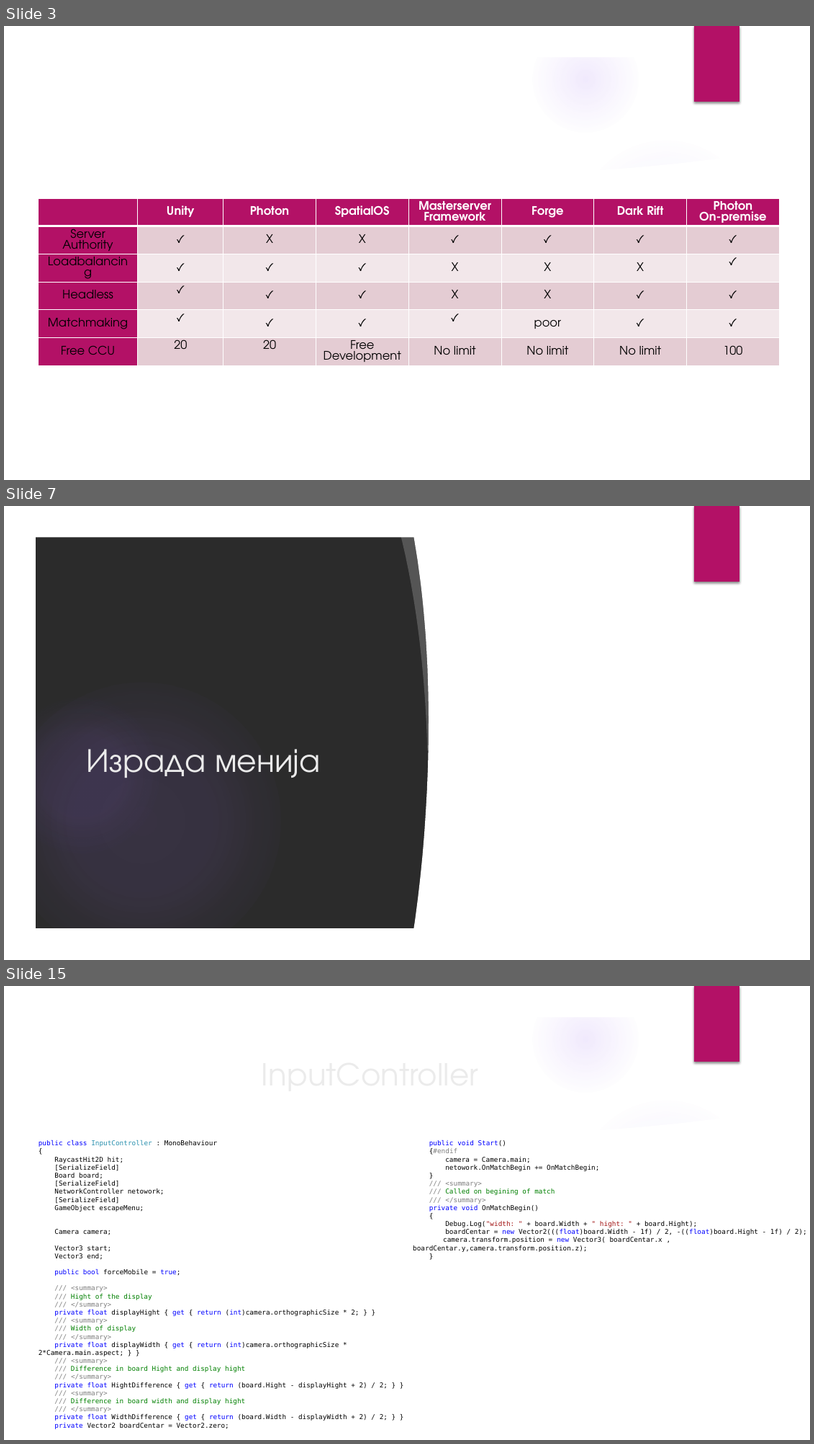
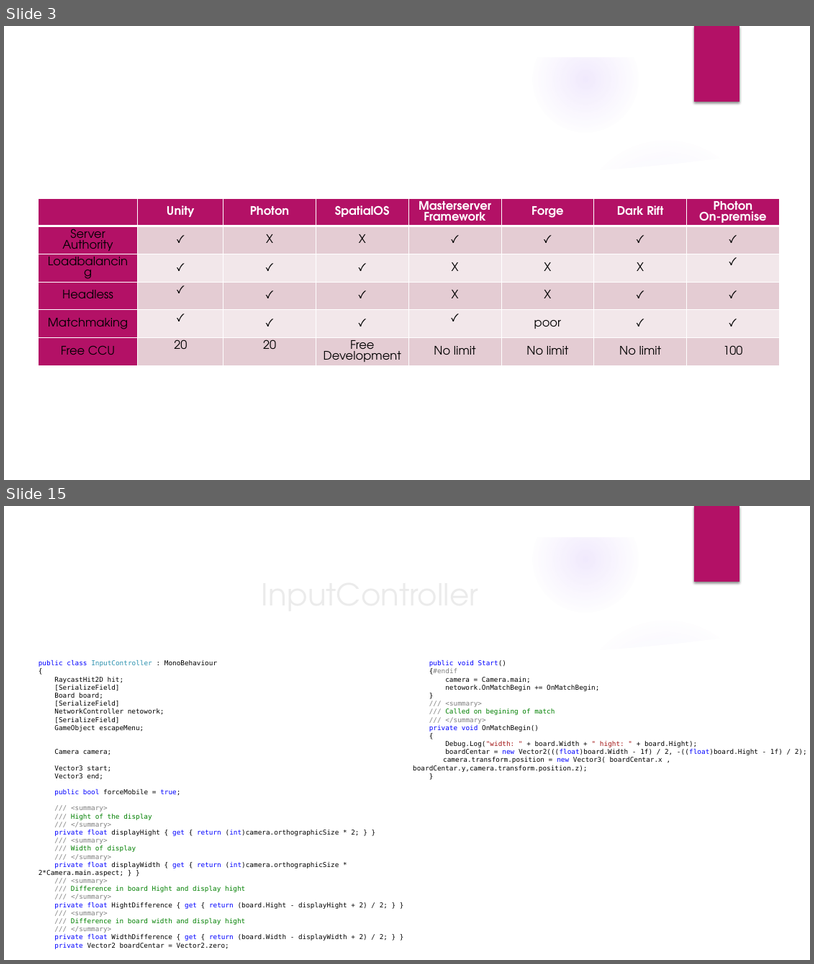
Before and after one commit to DavidManic/MineSweepersServer, a slide deck: Prezentacija.pptx. Shown one above the other, each under a label of ours: slides 3, 7 and 15 before the commit, slides 3 and 15 after it; the slides between them are not shown. The pictures are 814x1444 and 814x964 pixels, drawn with LibreOffice and Linux fonts; fonts in the diff are those of the drawing; background and template pictures are left out; a plain dark background stands for a picture behind light text. Boxes give left, top, right and bottom in pixels: in the first picture for what was removed or moved away, otherwise in the second. Text is boxed around its words. In the diff, an @@ line names an element or a change of style, - is before the commit and + after.

```diff
--- a/Prezentacija.pptx
+++ b/Prezentacija.pptx
@@ slide 7 removed at (4,506,810,960), background picture (left out); not listed: 6 template elements that a slide beside it also shows @@
@@ freeform shape removed at (401,531,448,752) @@
@@ freeform shape removed at (413,533,496,933) @@
@@ rectangle removed at (486,533,782,933) @@
@@ title removed at (86,749,321,777) @@
-Израда менија
```
Also in this commit, not shown: 4 slides changed, 13 slides added, 13 other slides removed, 1 other file.
